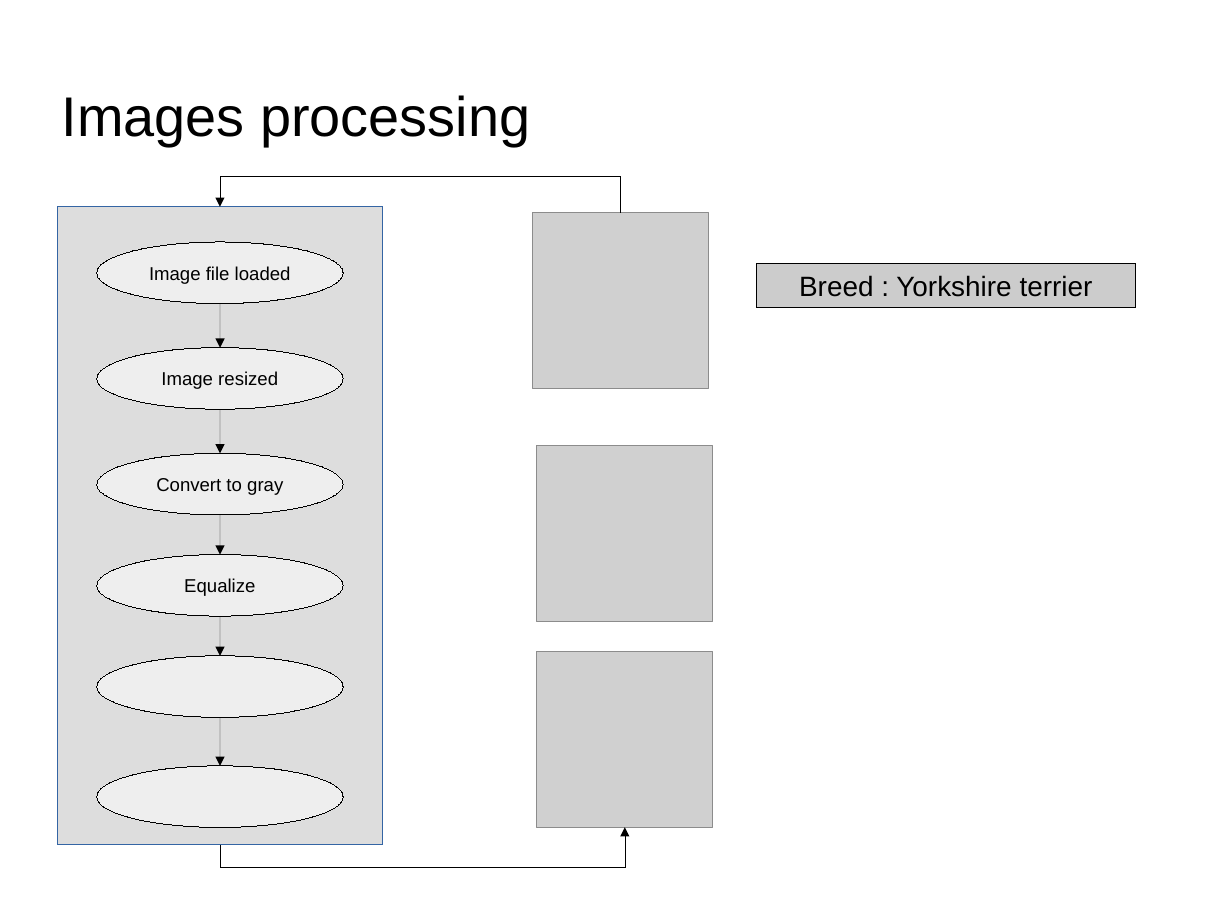
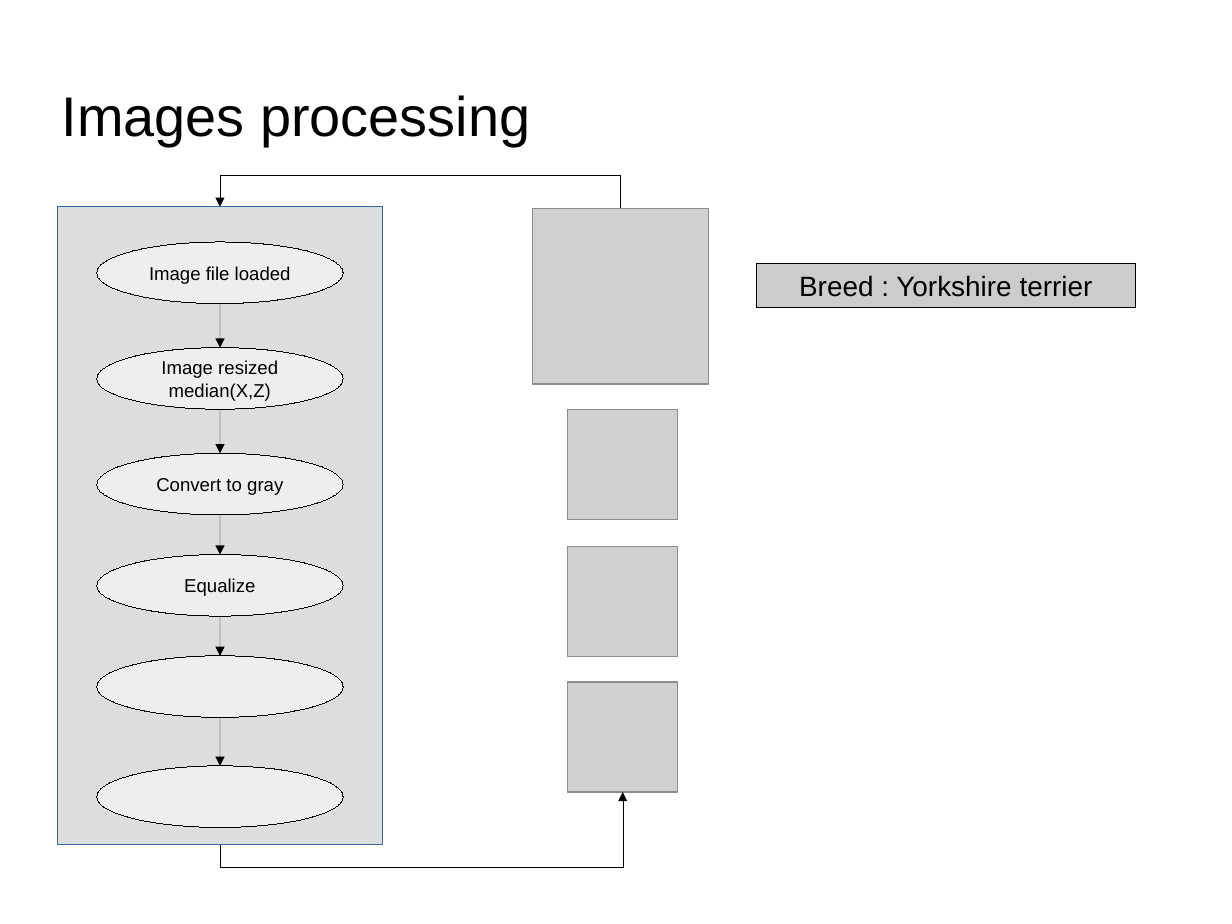
Before and after one commit to dataforcast/OC_Datascientist, a slide deck: slide 2 of P7/report/Openclassrooms_ParcoursDatascientist_P7-V1.odp. Drawn at 1232x924 pixels with LibreOffice and Linux fonts; fonts in the diff are those of the drawing; grey boxes stand for pictures; background and template pictures are left out. Boxes give left, top, right and bottom in pixels: in the first picture for what was removed or moved away, otherwise in the second. Text is boxed around its words. In the diff, an @@ line names an element or a change of style, - is before the commit and + after.

Commit message:
P7 : split of images and GMM clustering applied to

```diff
--- a/P7/report/Openclassrooms_ParcoursDatascientist_P7-V1.odp
+++ b/P7/report/Openclassrooms_ParcoursDatascientist_P7-V1.odp
@@ elbow arrow moved from (620, 212) - (220, 207) to (620, 208) - (220, 207) @@
@@ picture: place and size @@
-picture at <box>532,212,708,388</box>
+picture at <box>532,208,708,383</box>
@@ text in ellipse at <box>169,383,271,401</box>: paragraph added @@
+median(X,Z)
@@ picture added at <box>568,409,677,519</box> @@
@@ picture: place and size @@
-picture at <box>537,446,712,622</box>
+picture at <box>568,547,677,656</box>
@@ picture: place and size @@
-picture at <box>537,652,712,827</box>
+picture at <box>568,682,677,792</box>
@@ elbow arrow moved from (220, 845) - (625, 827) to (220, 845) - (623, 793) @@
```
Also in this commit, not shown: 5 other slides changed, 1 slide added, 4 other files.
